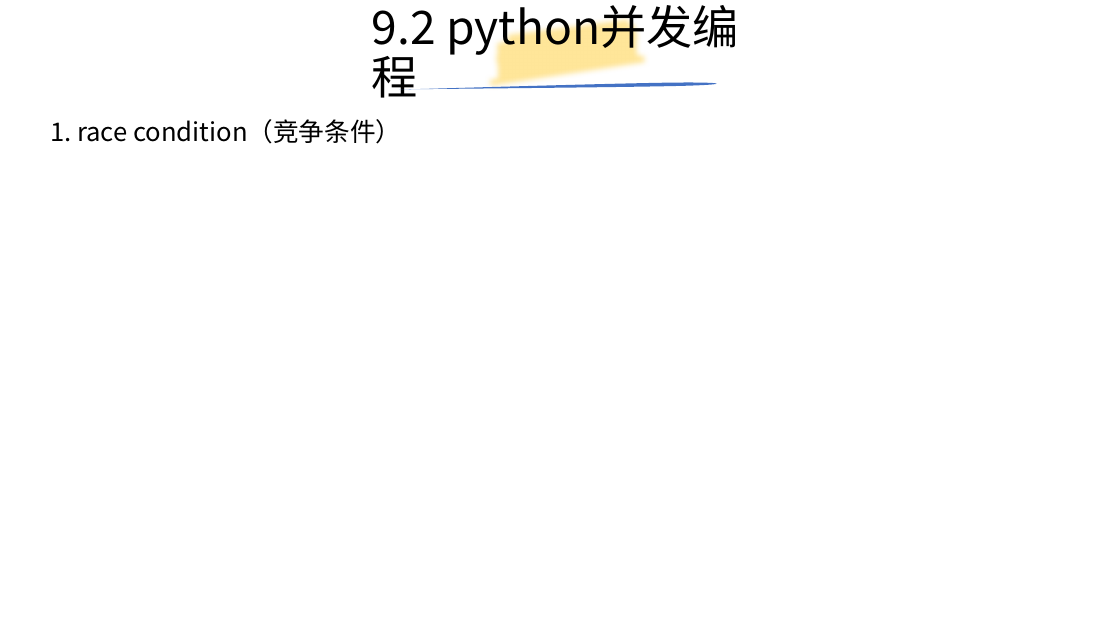
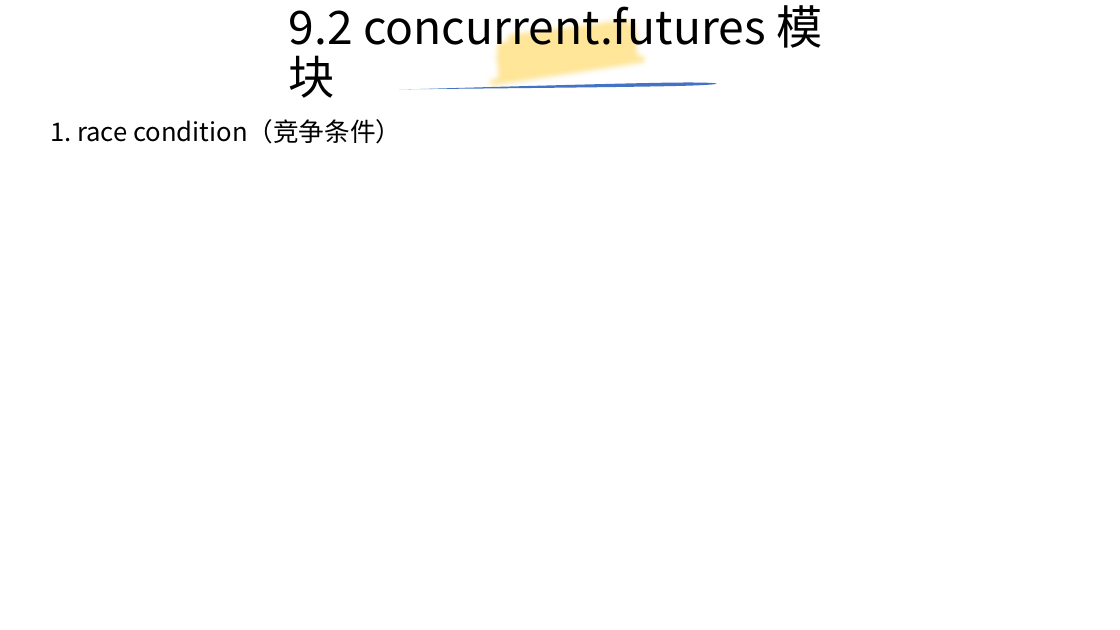
Before and after one commit to yiwenliu/CorePython, a slide deck: slide 80 of PPT/CorePython.pptx (slide 79 before the commit). Drawn at 1120x630 pixels with LibreOffice and Linux fonts; fonts in the diff are those of the drawing. Boxes give left, top, right and bottom in pixels: in the first picture for what was removed or moved away, otherwise in the second. Text is boxed around its words. In the diff, an @@ line names an element or a change of style, - is before the commit and + after.

```diff
--- a/PPT/CorePython.pptx
+++ b/PPT/CorePython.pptx
@@ title at [289,5,822,98]: text changed @@
-9.2 python并发编程
+9.2 concurrent.futures 模块
```
Also in this commit, not shown: 3 other slides changed, 13 slides added.
